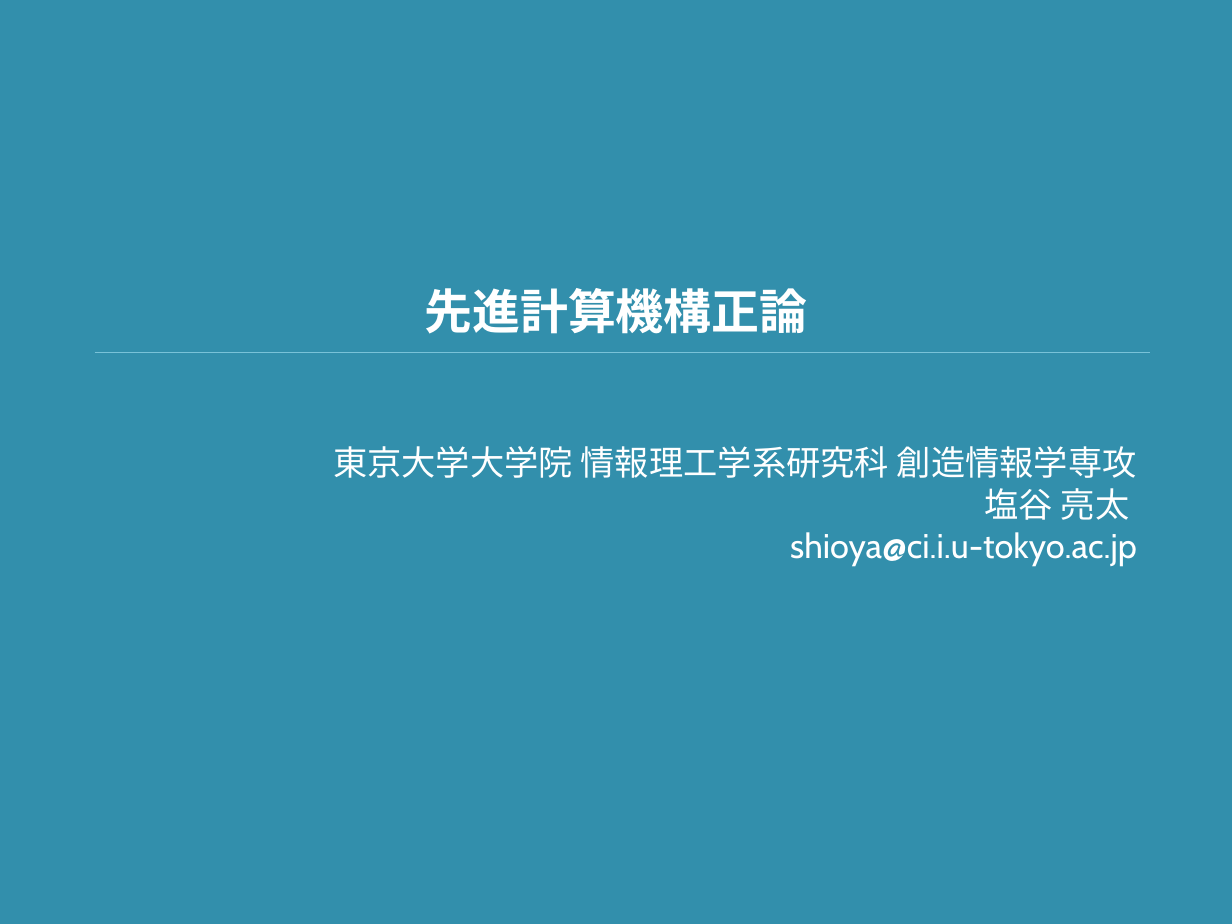
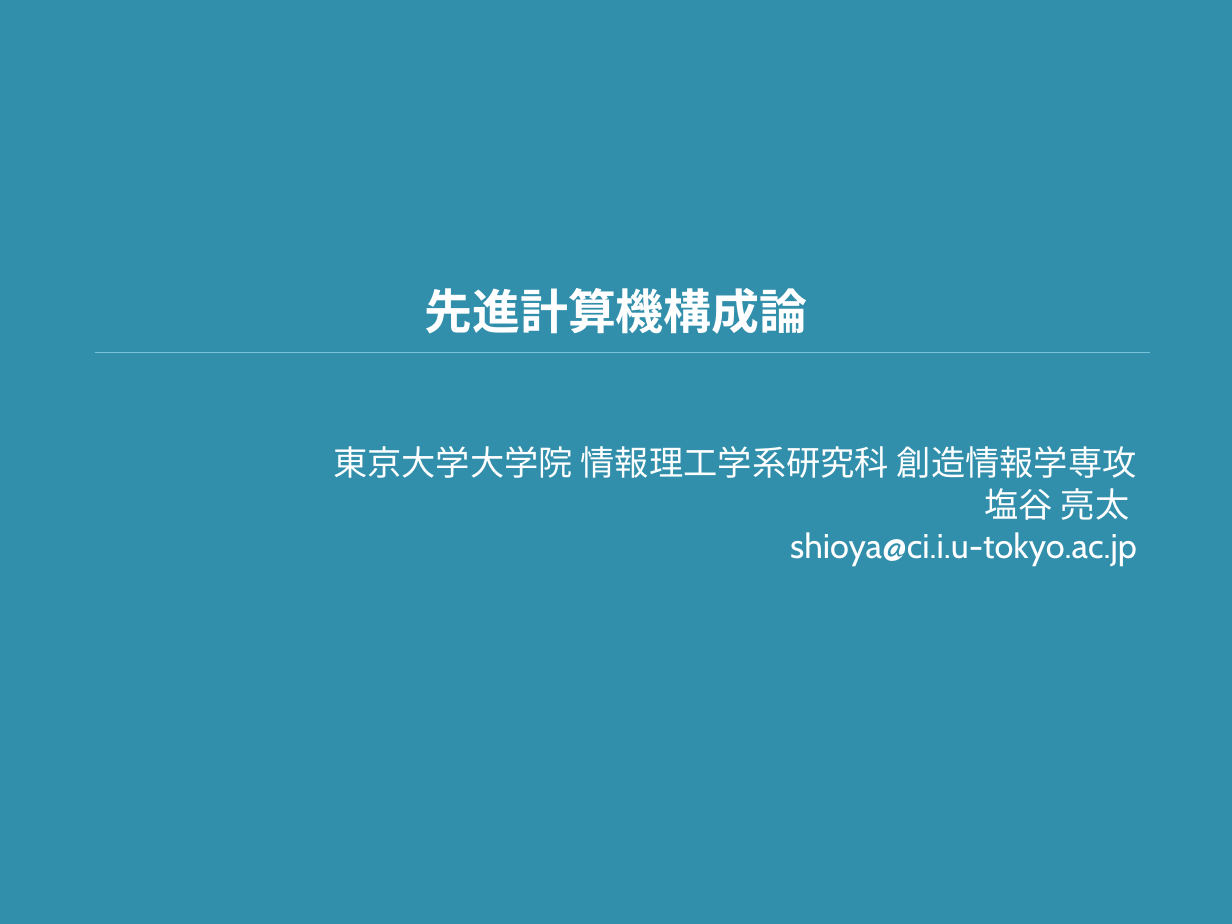
Before and after one commit to shioyadan/advanced-computer-organization, a slide deck: slide 1 of aco-shioya-00.pptx. Drawn at 1232x924 pixels with LibreOffice and Linux fonts; fonts in the diff are those of the drawing. Boxes give left, top, right and bottom in pixels: in the first picture for what was removed or moved away, otherwise in the second. Text is boxed around its words. In the diff, an @@ line names an element or a change of style, - is before the commit and + after.

```diff
--- a/aco-shioya-00.pptx
+++ b/aco-shioya-00.pptx
@@ title at [425,288,808,334]: text changed @@
-先進計算機構正論
+先進計算機構成論
```
Also in this commit, not shown: 16 other files.
